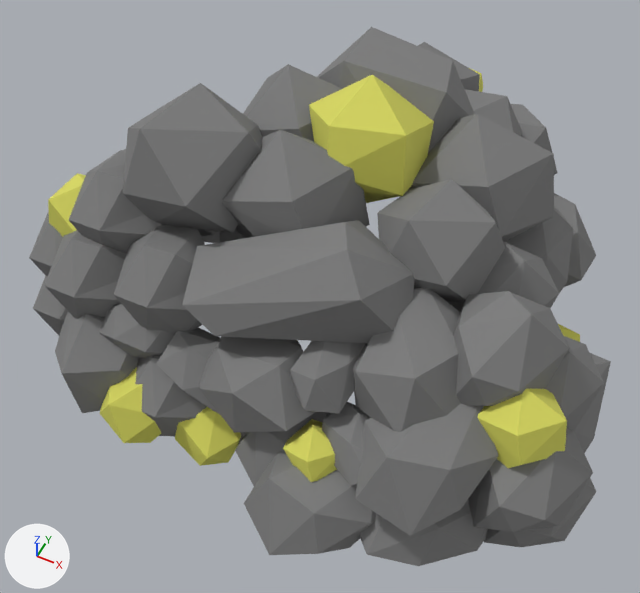
Two versions of the FBX model Pacification/Assets/Prefabs/Features/Buildings/GoldMine.fbx, one commit apart.
One viewpoint serves both versions: a camera (50 mm lens) standing at (4.99, -10.06, 12.69) and looking at (0.38, -0.84, 1.16). Every picture has the same lights, and +X, +Y and +Z are marked at lower left. Where no turn or scale is listed for an object, it has been applied to the vertices.

The scene before the commit, as lines of its bpy script (objects in view):
```python
ob_caverne_001 = bpy.data.objects.new('Caverne.001', me_icosphere_014)
ob_caverne_001.location = (0.43, 3.49, 2.73)
ob_caverne_002 = bpy.data.objects.new('Caverne.002', me_icosphere_015)
ob_caverne_002.location = (-2.78, -1.8, 2.73)
ob_icosphere_001 = bpy.data.objects.new('Icosphere.001', me_icosphere_001)
ob_icosphere_001.location = (1.73, -3.63, 1.08)
ob_icosphere_012 = bpy.data.objects.new('Icosphere.012', me_icosphere_017)
ob_icosphere_012.location = (-0.35, -3.43, 0.07)
ob_icosphere_013 = bpy.data.objects.new('Icosphere.013', me_icosphere_022)
ob_icosphere_013.location = (2.33, -0.74, 3.26)
ob_icosphere_014 = bpy.data.objects.new('Icosphere.014', me_icosphere_019)
ob_icosphere_014.location = (-3.69, -1.69, 2.16)
ob_icosphere_015 = bpy.data.objects.new('Icosphere.015', me_icosphere_020)
ob_icosphere_015.location = (-1.55, -3.73, 0.37)
ob_icosphere_016 = bpy.data.objects.new('Icosphere.016', me_icosphere_023)
ob_icosphere_016.location = (-0.06, -0.85, 3.26)
ob_icosphere_017 = bpy.data.objects.new('Icosphere.017', me_icosphere_024)
ob_icosphere_017.location = (0.86, 1.58, 3.55)
# also in view: 'Caverne' at (2.48, -1.66, 1.37); 'Icosphere.010' at (0.76, -2.15, 2.95); 'Icosphere.005' at (2.4, 1.1, 3.06); 'Icosphere.004' at (-0.73, 0.83, 3.26); 'Icosphere.003' at (0.6, 0.24, 3.88)
```
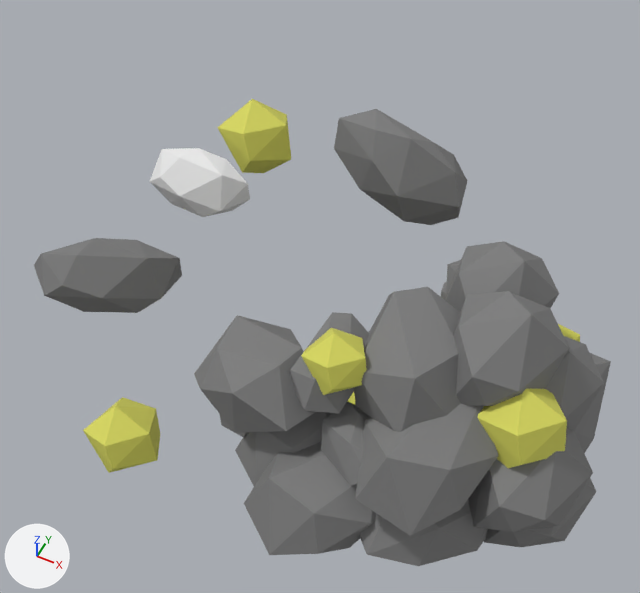
Pixel boxes [x1, y1, x2, y2] of what changed, in the pictures (640 x 593 px):
'Caverne.002', deleted
    before: [29, 149, 246, 445]
'Icosphere.010', deleted
    before: [182, 220, 415, 343]
'Icosphere.005', recoloured, reshaped, moved, turned, rescaled
    before: [405, 114, 554, 241]
    after: [34, 238, 182, 313]
'Icosphere.006', recoloured, moved, rescaled, turned
    before: [123, 83, 262, 233]
    after: [218, 99, 291, 173]
'Icosphere.003', reshaped, moved, turned, rescaled
    before: [309, 75, 434, 203]
    after: [334, 109, 467, 225]
'Icosphere.013', deleted
    before: [377, 179, 505, 303]
'Icosphere.016', deleted
    before: [222, 130, 370, 238]
'Icosphere.004', reshaped, moved, turned, rescaled
    before: [243, 64, 342, 141]
    after: [149, 148, 250, 217]
'Icosphere.017', deleted
    before: [317, 27, 475, 152]
'Caverne.001', deleted
    before: [417, 42, 596, 293]
'Icosphere.008', recoloured, moved, rescaled, turned (not visible before)
    after: [83, 397, 160, 473]
'Icosphere.015', deleted (yellow)
    before: [100, 367, 161, 443]
'Icosphere.012', deleted (yellow)
    before: [175, 407, 242, 466]
'Icosphere.014', deleted (yellow)
    before: [48, 173, 86, 236]
'Icosphere.009', moved, rescaled, turned
    before: [471, 69, 483, 92]
    after: [347, 392, 356, 405]

Diff of the bpy script that builds the scene:
```diff
--- a/Pacification/Assets/Prefabs/Features/Buildings/GoldMine.fbx.py
+++ b/Pacification/Assets/Prefabs/Features/Buildings/GoldMine.fbx.py
@@ me_icosphere_006 @@
 me_icosphere_006.from_pydata(...)  # 14 vertices, 24 faces; spans x -1.04..1.04, y -0.99..0.99, z -1.06..1.06
-me_icosphere_006.materials.append(mat_rock)  # grey #7c7c7c
+me_icosphere_006.materials.append(mat_gold)  # yellow #d7d75e
@@ me_icosphere_003 @@
 # used by ob_icosphere_003; location = (0.7, 0.26, 3.88); rotation_euler = (0.0, 0.0, -0.516), in degrees (0, 0, -30); scale = (1.03, 1.03, 1.03)
-me_icosphere_003.from_pydata(...)  # 14 vertices, 24 faces; spans x -1.04..1.04, y -0.99..0.99, z -1.06..1.06
-me_icosphere_003.materials.append(mat_gold)  # yellow #d7d75e
+me_icosphere_003.from_pydata(...)  # 23 vertices, 42 faces; spans x -1.71..0.73, y -1.18..0.7, z -0.87..1.9
+# me_icosphere_003 part 2: the whole mesh is rebuilt
+me_icosphere_003.materials.append(mat_rock)  # grey #7c7c7c
@@ me_icosphere_004 @@
 # used by ob_icosphere_004; location = (-0.75, 0.71, 3.26); rotation_euler = (0.0, 0.0, 0.377), in degrees (0, 0, 22); scale = (1.16, 1.16, 1.16)
-me_icosphere_004.from_pydata(...)  # 14 vertices, 24 faces; spans x -1.04..1.04, y -0.99..0.99, z -1.06..1.06
-me_icosphere_004.materials.append(mat_rock)  # grey #7c7c7c
+me_icosphere_004.from_pydata(...)  # 23 vertices, 42 faces; spans x -2.34..0.6, y -1.12..0.83, z -0.9..1.28
+# me_icosphere_004 part 1: the whole mesh is rebuilt
@@ me_icosphere_004_1 @@
+me_icosphere_004_1.from_pydata(...)  # 23 vertices, 42 faces; spans x -2.34..0.6, y -1.12..0.83, z -0.9..1.28
+me_icosphere_004_1.materials.append(mat_rock)  # grey #7c7c7c
@@ ob_icosphere_014 @@
-ob_icosphere_014 = bpy.data.objects.new('Icosphere.014', me_icosphere_019)
@@ ob_icosphere_015 @@
-ob_icosphere_015 = bpy.data.objects.new('Icosphere.015', me_icosphere_020)
@@ ob_icosphere_016 @@
-ob_icosphere_016 = bpy.data.objects.new('Icosphere.016', me_icosphere_023)
@@ ob_caverne_001 @@
-ob_caverne_001 = bpy.data.objects.new('Caverne.001', me_icosphere_014)
@@ ob_icosphere_006 @@
 ob_icosphere_006 = bpy.data.objects.new('Icosphere.006', me_icosphere_006)
-ob_icosphere_006.location = (-1.61, -1.22, 3.72)
-ob_icosphere_006.rotation_euler = (0.808, 0.325, -0.641)  # degrees (46, 19, -37)
-ob_icosphere_006.scale = (1.18, 1.18, 1.18)
+ob_icosphere_006.location = (-3.38, 3.59, 0.22)
+ob_icosphere_006.scale = (0.861, 0.861, 0.861)
@@ ob_icosphere_009 @@
 ob_icosphere_009 = bpy.data.objects.new('Icosphere.009', me_icosphere_011)
-ob_icosphere_009.location = (0.72, 4.35, 2.16)
-ob_icosphere_009.rotation_euler = (0.0, 0.0, 2.103)  # degrees (0, 0, 120)
-ob_icosphere_009.scale = (0.68, 0.68, 0.68)
+ob_icosphere_009.location = (2.15, -1.74, 0.22)
+ob_icosphere_009.scale = (0.861, 0.861, 0.861)
@@ ob_icosphere_005 @@
-ob_icosphere_005 = bpy.data.objects.new('Icosphere.005', me_icosphere_005)
-ob_icosphere_005.location = (2.38, 0.99, 3.06)
-ob_icosphere_005.rotation_euler = (0.0, 0.0, 0.285)  # degrees (0, 0, 16)
-ob_icosphere_005.scale = (1.22, 1.22, 1.22)
+ob_icosphere_005 = bpy.data.objects.new('Icosphere.005', me_icosphere_004_1)
+ob_icosphere_005.location = (-4.59, -1.77, 0.31)
+ob_icosphere_005.rotation_euler = (0.0, -0.487, -2.588)  # degrees (0, -28, -148)
+ob_icosphere_005.scale = (0.935, 0.736, 0.792)
@@ ob_icosphere_012 @@
-ob_icosphere_012 = bpy.data.objects.new('Icosphere.012', me_icosphere_017)
@@ ob_icosphere_017 @@
-ob_icosphere_017 = bpy.data.objects.new('Icosphere.017', me_icosphere_024)
@@ ob_caverne_002 @@
-ob_caverne_002 = bpy.data.objects.new('Caverne.002', me_icosphere_015)
@@ ob_icosphere_003 @@
 ob_icosphere_003 = bpy.data.objects.new('Icosphere.003', me_icosphere_003)
-ob_icosphere_003.location = (0.7, 0.26, 3.88)
-ob_icosphere_003.rotation_euler = (0.0, 0.0, -0.516)  # degrees (0, 0, -30)
-ob_icosphere_003.scale = (1.03, 1.03, 1.03)
+ob_icosphere_003.location = (0.76, 3.86, 0.31)
+ob_icosphere_003.rotation_euler = (0.0, -0.487, -0.159)  # degrees (0, -28, -9.1)
@@ ob_icosphere_004 @@
 ob_icosphere_004 = bpy.data.objects.new('Icosphere.004', me_icosphere_004)
-ob_icosphere_004.location = (-0.75, 0.71, 3.26)
-ob_icosphere_004.rotation_euler = (0.0, 0.0, 0.377)  # degrees (0, 0, 22)
-ob_icosphere_004.scale = (1.16, 1.16, 1.16)
+ob_icosphere_004.location = (-4.43, 1.72, 0.31)
+ob_icosphere_004.rotation_euler = (0.0, -0.487, 3.136)  # degrees (0, -28, 180)
+ob_icosphere_004.scale = (0.728, 0.728, 0.728)
@@ ob_icosphere_013 @@
-ob_icosphere_013 = bpy.data.objects.new('Icosphere.013', me_icosphere_022)
@@ ob_icosphere_008 @@
 ob_icosphere_008 = bpy.data.objects.new('Icosphere.008', me_icosphere_010)
-ob_icosphere_008.location = (-1.72, 2.68, 0.37)
-ob_icosphere_008.rotation_euler = (0.813, 0.706, -2.691)  # degrees (47, 40, -154)
-ob_icosphere_008.scale = (0.655, 0.655, 0.655)
+ob_icosphere_008.location = (-1.66, -4.12, -0.1)
+ob_icosphere_008.scale = (0.648, 0.648, 0.648)
@@ ob_icosphere_010 @@
-ob_icosphere_010 = bpy.data.objects.new('Icosphere.010', me_icosphere_021)
```
